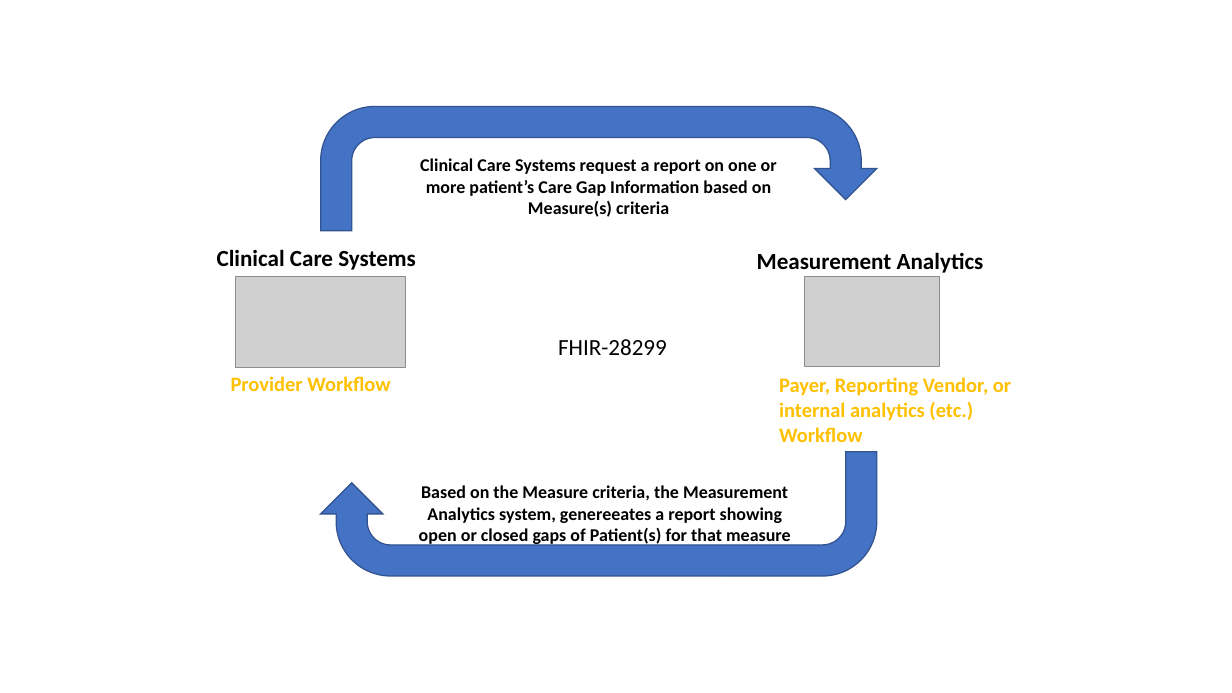
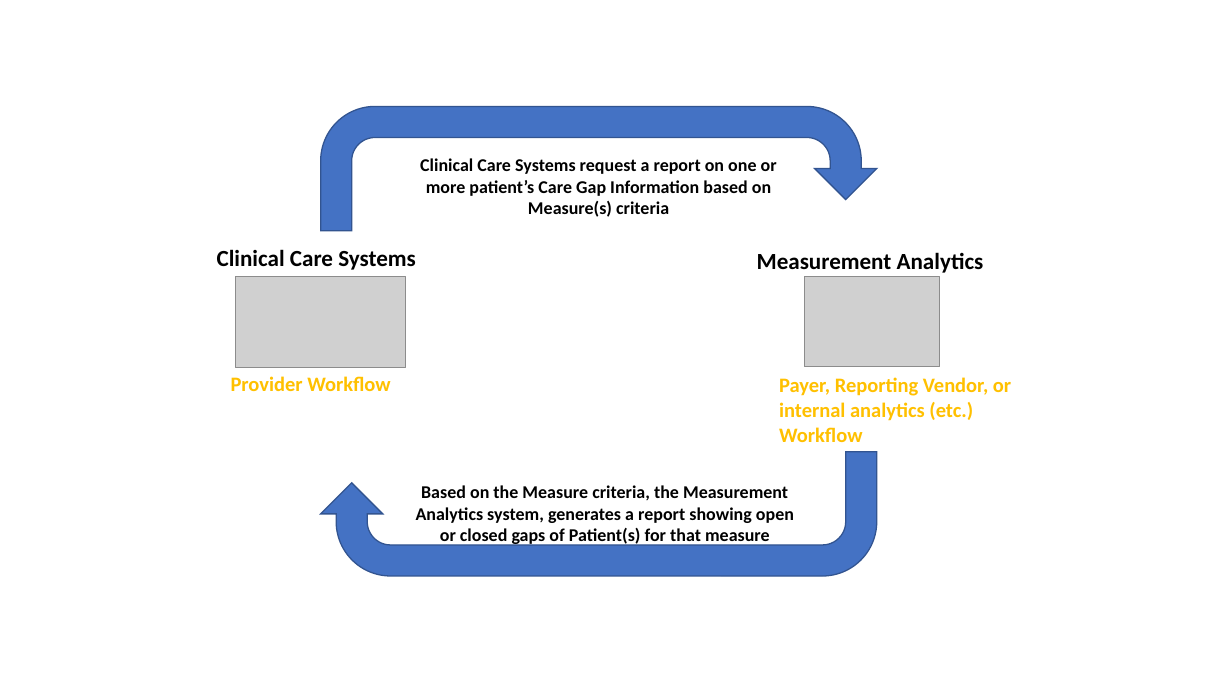
Before and after one commit to HL7/davinci-deqm, a slide deck: slide 3 of input/images/source/Gaps in Care Graphics.pptx. Drawn at 1232x693 pixels with LibreOffice and Linux fonts; fonts in the diff are those of the drawing; grey boxes stand for pictures. Boxes give left, top, right and bottom in pixels: in the first picture for what was removed or moved away, otherwise in the second. Text is boxed around its words. In the diff, an @@ line names an element or a change of style, - is before the commit and + after.

Commit message:
updated figure 2-13, also renamed the image to gic-reporting-flow.png in gaps-in-care-reporting.md. Removed NewDiagramsForIntro.pptx from source (images are in Gaps in Care Graphics.pptx) removed Timeline - Retrospective and Prospective.vsdx (moved the image to Prospective and Retrospective Use Case.vsdx)

```diff
--- a/input/images/source/Gaps in Care Graphics.pptx
+++ b/input/images/source/Gaps in Care Graphics.pptx
@@ text removed at bbox=[558, 339, 667, 355] @@
-FHIR-28299
@@ text at bbox=[416, 485, 794, 547]: text changed @@
-Based on the Measure criteria, the Measurement Analytics system, genereeates a report showing open or closed gaps of Patient(s) for that measure
+Based on the Measure criteria, the Measurement Analytics system, generates a report showing open or closed gaps of Patient(s) for that measure
```
Also in this commit, not shown: 1 slide added, 6 other files.
